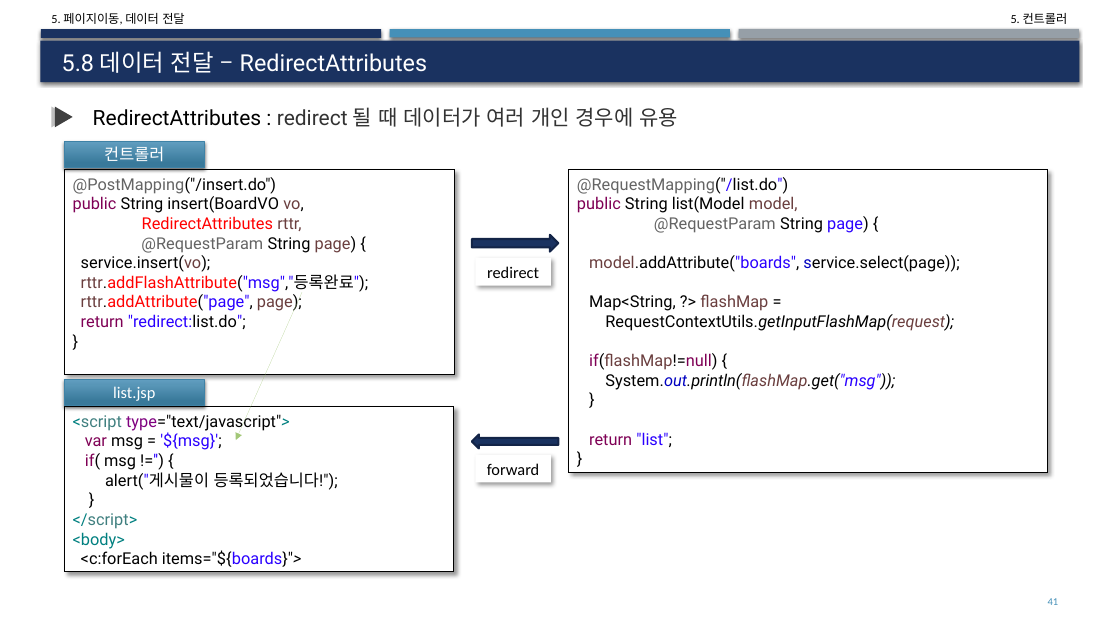
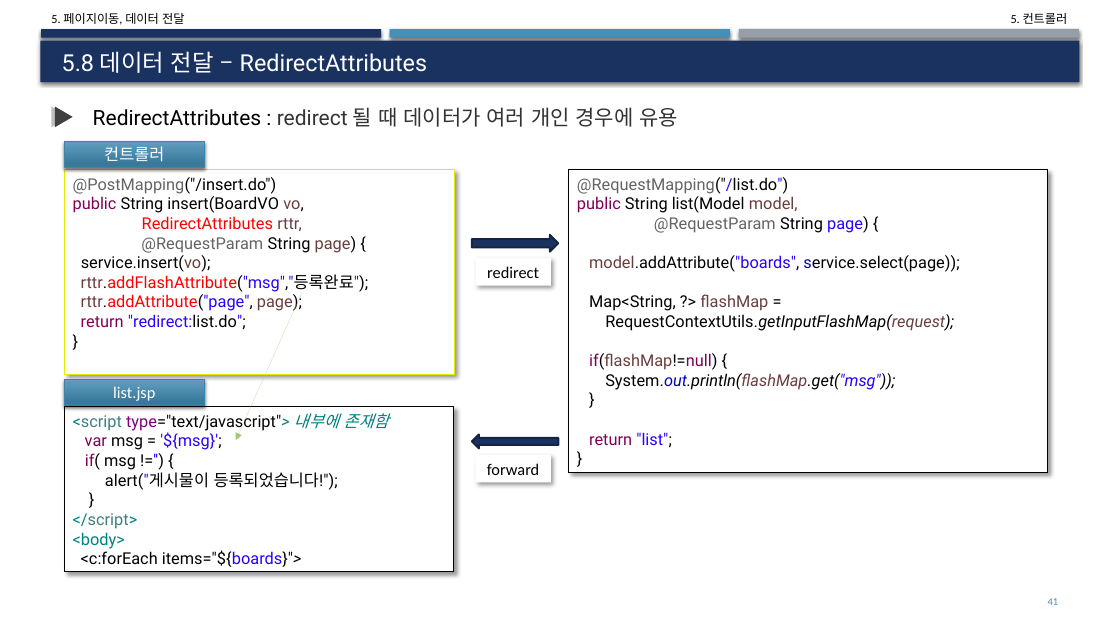
Before and after one commit to deukvely/spring, a slide deck: slide 41 of PPT/05_스프링 MVC와controller.pptx. Drawn at 1120x630 pixels with LibreOffice and Linux fonts; fonts in the diff are those of the drawing. Boxes give left, top, right and bottom in pixels: in the first picture for what was removed or moved away, otherwise in the second. Text is boxed around its words. In the diff, an @@ line names an element or a change of style, - is before the commit and + after.

```diff
--- a/PPT/05_스프링 MVC와controller.pptx
+++ b/PPT/05_스프링 MVC와controller.pptx
@@ rectangle "@PostMapping("/insert.do")" at (x1=65, y1=170, x2=455, y2=374): outline #000000 0 pt to #E6E905 0 pt @@
@@ arrow (302, 292) - (236, 440): stroke #A2C777 0.75 pt to #A2C777 0 pt @@
@@ text in rectangle at (x1=73, y1=413, x2=388, y2=432): text changed @@
-<script type="text/javascript">
+<script type="text/javascript"> 내부에 존재함
```
Also in this commit, not shown: 12 other slides changed, 14 other files.
